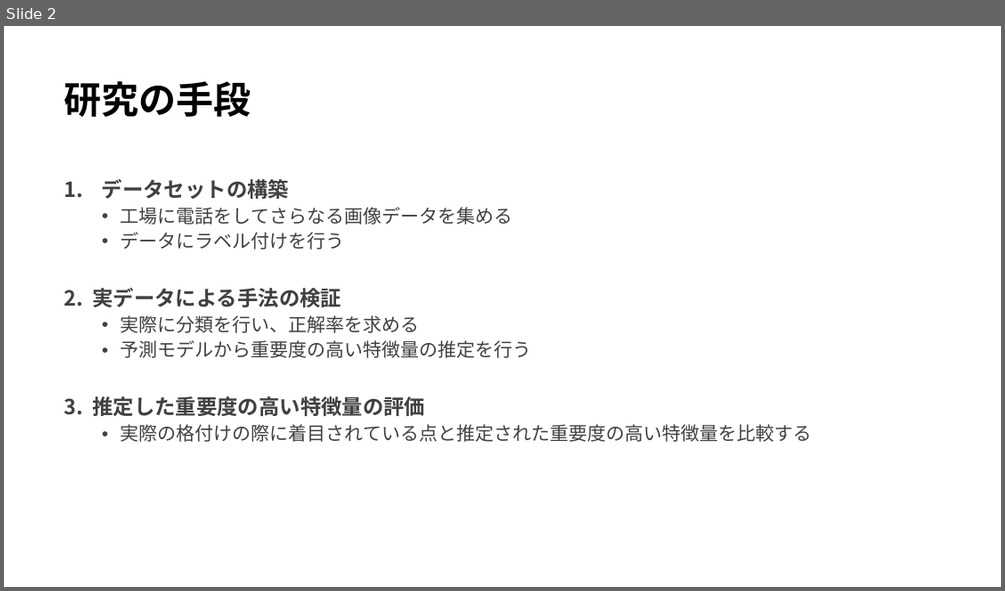
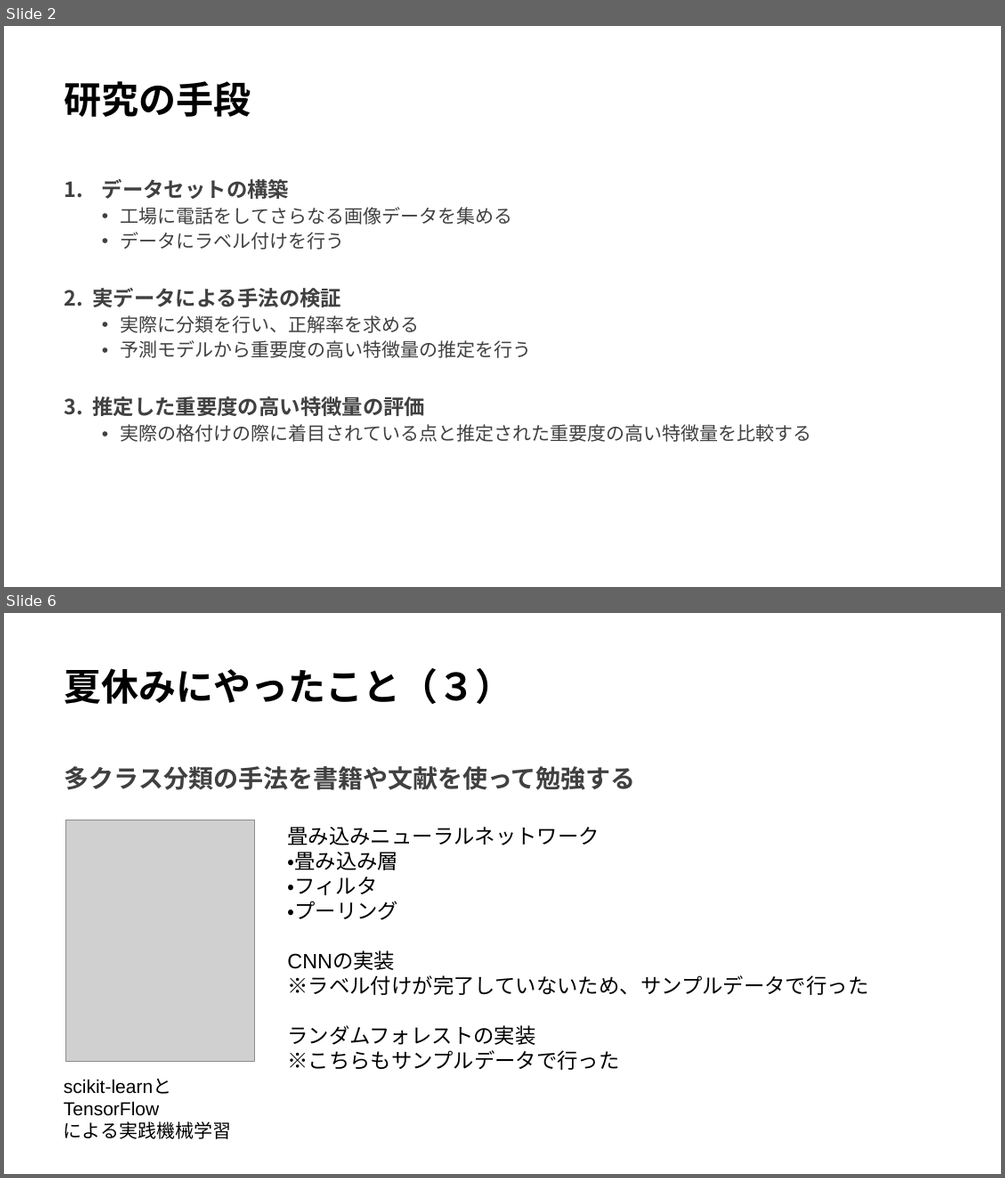
Before and after one commit to Harrry1206/-Graduation-research2, a slide deck: 夏休みにやること.pptx. Shown one above the other, each under a label of ours: slide 2 before the commit, slides 2 and 6 after it; the slides between them are not shown. The pictures are 1005x591 and 1005x1178 pixels, drawn with LibreOffice and Linux fonts; fonts in the diff are those of the drawing; grey boxes stand for pictures. Boxes give left, top, right and bottom in pixels: in the first picture for what was removed or moved away, otherwise in the second. Text is boxed around its words. In the diff, an @@ line names an element or a change of style, - is before the commit and + after.

```diff
--- a/夏休みにやること.pptx
+++ b/夏休みにやること.pptx
@@ slide 6 added at box(4, 613, 1001, 1174), background #FFFFFF @@
@@ title added at box(65, 668, 513, 704), 36 pt, text #000000, bold @@
+夏休みにやったこと（３）
@@ text added at box(65, 766, 636, 790), 24 pt, text #404040, bold @@
+多クラス分類の手法を書籍や文献を使って勉強する
@@ picture added at box(66, 819, 255, 1061) @@
@@ text added at box(287, 827, 868, 1070), 20 pt, text #000000 @@
+畳み込みニューラルネットワーク
+・畳み込み層
+・フィルタ
+・プーリング
+CNNの実装
+※ラベル付けが完了していないため、サンプルデータで行った
+ランダムフォレストの実装
+※こちらもサンプルデータで行った
@@ text added at box(64, 1078, 231, 1139), 18 pt, text #000000 @@
+scikit-learnとTensorFlow
+による実践機械学習
```
Also in this commit, not shown: 1 slide changed, 3 other slides added.
